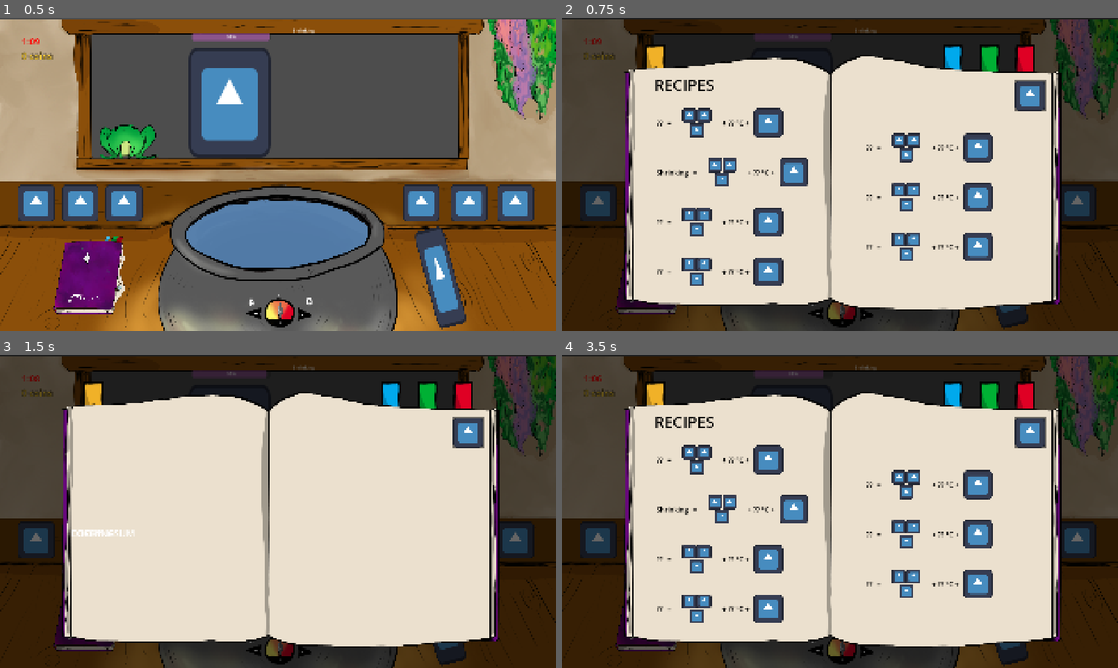
Above: before the commit, frames 1-4 (two rows, left to right).
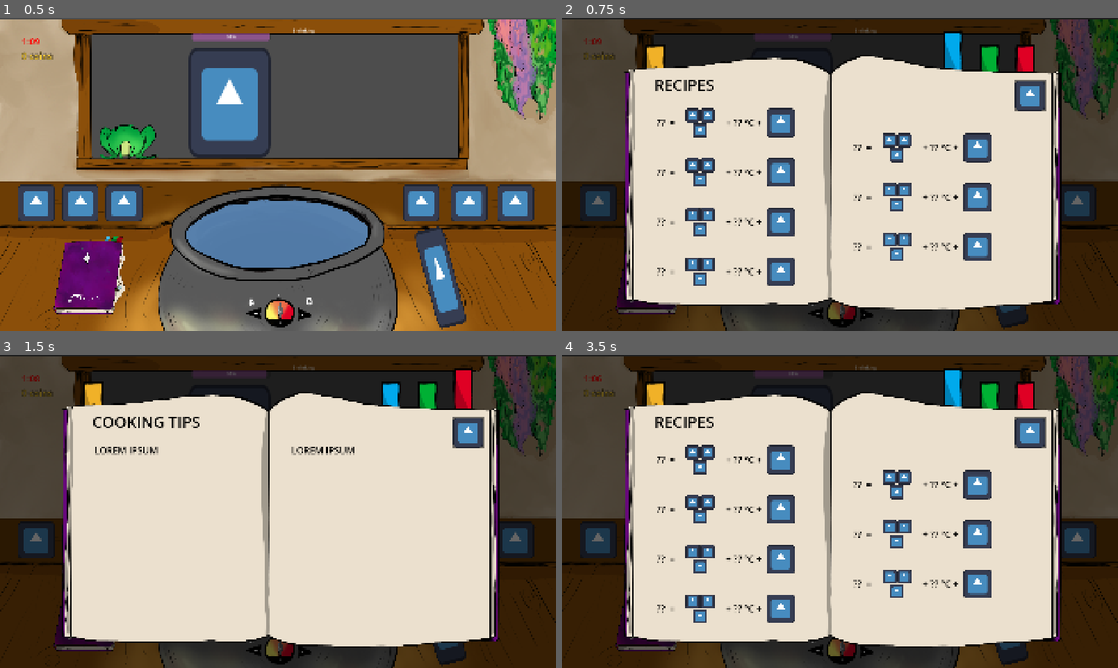
Above: after the commit, the same moments.

Repository: Eko199/Sugaming-Game-Jam-2026
Game: Godot game, scene res://main.tscn
Two runs of this game, one before a commit and one after it. Both use one fixed random seed, a clock stepped at 60 frames per second and the inputs below. The engine's default icon, where the game draws it, is replaced by a stand-in: a white triangle on a blue panel in a dark square.
Inputs (mouse positions are in pixels of both pictures, inside the frame that each line leads up to):
- Up to frame 1 (0.5 s): no input
- Up to frame 2 (0.75 s): click (650, 274) at 0.5 s
- Up to frame 3 (1.5 s): click (467, 408) at 1.25 s
- Up to frame 4 (3.5 s): click (990, 408) at 2 s; click (956, 408) at 2.75 s

Frame 1 is identical in both runs. In frame 2, 5.9% of the frame differs, in the area x 17-78%, y 3-86%; in frame 3, 1.1%; in frame 4, 5.9%.

Commit message:
Add other pages and bookmark pulling

Diff:
--- a/ui/almanac.gd
+++ b/ui/almanac.gd
@@ -5,24 +5,40 @@
 @onready var ingredients: Control = $Ingredients
 @onready var cooking: Control = $Cooking
 
+@onready var tutorial_btn: Button = $Bookmarks/TutorialBtn
+@onready var recipes_btn: Button = $Bookmarks/RecipesBtn
+@onready var ingredients_btn: Button = $Bookmarks/IngredientsBtn
+@onready var cooking_btn: Button = $Bookmarks/CookingBtn
+
+@onready var page_to_btn: Dictionary = {
+	tutorial : tutorial_btn,
+	recipes : recipes_btn,
+	ingredients : ingredients_btn,
+	cooking : cooking_btn,
+}
+
 var current_page: Control
 var unlocked_recipes: Dictionary = {}
 
 func open() -> void:
 	if current_page:
 		current_page.visible = false
+		page_to_btn[current_page].position.y = -40
 
 	current_page = recipes
 	current_page.visible = true
 	get_parent().visible = true
+	page_to_btn[current_page].position.y = -100
 
 func close() -> void:
 	get_parent().visible = false
 
 func switch_page(page: Control) -> void:
+	page_to_btn[current_page].position.y = -40
 	current_page.visible = false
 	current_page = page
 	current_page.visible = true
+	page_to_btn[current_page].position.y = -100
 
 func unlock_knowledge(
 	potion: Cons.RECIPE,
@@ -47,8 +63,6 @@
 		var knowledge: RecipeKnowledge = RecipeKnowledge.new(ingredients_count)
 		var potion = Recipe.RECIPE[rcp_ingredients][0]
 		unlocked_recipes[potion] = knowledge
-
-	unlock_knowledge(0, true, true, true)
 
 func _on_almanac_pressed() -> void:
 	open()
--- a/ui/almanac_control.tscn
+++ b/ui/almanac_control.tscn
@@ -8,9 +8,6 @@
 [ext_resource type="PackedScene" uid="uid://de1kknukqhl5m" path="res://ui/recipe.tscn" id="3_kyb6q"]
 [ext_resource type="Texture2D" uid="uid://dnq0pllbw3rji" path="res://textures/blue-tab.png" id="4_p800m"]
 [ext_resource type="Texture2D" uid="uid://cicush4i4a3xs" path="res://textures/yellow-tab.png" id="5_iu7ow"]
-
-[sub_resource type="LabelSettings" id="LabelSettings_ov5wf"]
-font_size = 40
 
 [sub_resource type="LabelSettings" id="LabelSettings_3ftik"]
 font_size = 67
@@ -44,20 +41,44 @@
 visible = false
 z_index = 2
 layout_mode = 2
-theme_override_constants/margin_left = 50
-theme_override_constants/margin_top = 150
-theme_override_constants/margin_right = 50
-theme_override_constants/margin_bottom = 50
-
-[node name="Label" type="Label" parent="Tutorial" unique_id=2135312719]
-layout_mode = 2
+theme_override_constants/margin_left = 150
+theme_override_constants/margin_top = 180
+theme_override_constants/margin_right = 150
+theme_override_constants/margin_bottom = 70
+
+[node name="Title" type="Control" parent="Tutorial" unique_id=1506117244]
+layout_mode = 2
+
+[node name="Label" type="Label" parent="Tutorial/Title" unique_id=2065353815]
+layout_mode = 0
+offset_left = -9.0
+offset_top = -87.5
+offset_right = 250.0
+offset_bottom = 4.5
 text = "TUTORIAL"
-label_settings = SubResource("LabelSettings_ov5wf")
-
-[node name="Label2" type="Label" parent="Tutorial" unique_id=407766913]
-layout_mode = 2
-text = "LOREM IPSUM"
-label_settings = SubResource("LabelSettings_ov5wf")
+label_settings = SubResource("LabelSettings_3ftik")
+
+[node name="HBoxContainer" type="HBoxContainer" parent="Tutorial" unique_id=1560965130]
+layout_mode = 2
+theme_override_constants/separation = 200
+
+[node name="Label" type="RichTextLabel" parent="Tutorial/HBoxContainer" unique_id=444120143]
+custom_minimum_size = Vector2(650, 100)
+layout_mode = 2
+theme_override_font_sizes/normal_font_size = 40
+bbcode_enabled = true
+text = "
+[color=black]LOREM IPSUM"
+fit_content = true
+
+[node name="Label2" type="RichTextLabel" parent="Tutorial/HBoxContainer" unique_id=1797187841]
+custom_minimum_size = Vector2(650, 0)
+layout_mode = 2
+theme_override_font_sizes/normal_font_size = 40
+bbcode_enabled = true
+text = "
+[color=black]LOREM IPSUM"
+fit_content = true
 
 [node name="Recipes" type="MarginContainer" parent="." unique_id=1057927573]
 z_index = 2
@@ -110,39 +131,87 @@
 visible = false
 z_index = 2
 layout_mode = 2
-theme_override_constants/margin_left = 50
-theme_override_constants/margin_top = 150
-theme_override_constants/margin_right = 50
-theme_override_constants/margin_bottom = 50
-
-[node name="Label" type="Label" parent="Ingredients" unique_id=1372315519]
-layout_mode = 2
-text = "INGREDENTS"
-label_settings = SubResource("LabelSettings_ov5wf")
-
-[node name="Label2" type="Label" parent="Ingredients" unique_id=73934723]
-layout_mode = 2
-text = "LOREM IPSUM"
-label_settings = SubResource("LabelSettings_ov5wf")
+theme_override_constants/margin_left = 150
+theme_override_constants/margin_top = 180
+theme_override_constants/margin_right = 150
+theme_override_constants/margin_bottom = 70
+
+[node name="Title" type="Control" parent="Ingredients" unique_id=2061743193]
+layout_mode = 2
+
+[node name="Label" type="Label" parent="Ingredients/Title" unique_id=509326083]
+layout_mode = 0
+offset_left = -9.0
+offset_top = -87.5
+offset_right = 250.0
+offset_bottom = 4.5
+text = "INGREDIENTS"
+label_settings = SubResource("LabelSettings_3ftik")
+
+[node name="HBoxContainer" type="HBoxContainer" parent="Ingredients" unique_id=1240819687]
+layout_mode = 2
+theme_override_constants/separation = 200
+
+[node name="Label" type="RichTextLabel" parent="Ingredients/HBoxContainer" unique_id=356395603]
+custom_minimum_size = Vector2(650, 100)
+layout_mode = 2
+theme_override_font_sizes/normal_font_size = 40
+bbcode_enabled = true
+text = "
+[color=black]LOREM IPSUM"
+fit_content = true
+
+[node name="Label2" type="RichTextLabel" parent="Ingredients/HBoxContainer" unique_id=2048181357]
+custom_minimum_size = Vector2(650, 0)
+layout_mode = 2
+theme_override_font_sizes/normal_font_size = 40
+bbcode_enabled = true
+text = "
+[color=black]LOREM IPSUM"
+fit_content = true
 
 [node name="Cooking" type="MarginContainer" parent="." unique_id=307865024]
 visible = false
 z_index = 2
 layout_mode = 2
-theme_override_constants/margin_left = 50
-theme_override_constants/margin_top = 150
-theme_override_constants/margin_right = 50
-theme_override_constants/margin_bottom = 50
-
-[node name="Label" type="Label" parent="Cooking" unique_id=1587061550]
-layout_mode = 2
-text = "COOKING"
-label_settings = SubResource("LabelSettings_ov5wf")
-
-[node name="Label2" type="Label" parent="Cooking" unique_id=556355266]
-layout_mode = 2
-text = "LOREM IPSUM"
-label_settings = SubResource("LabelSettings_ov5wf")
+theme_override_constants/margin_left = 150
+theme_override_constants/margin_top = 180
+theme_override_constants/margin_right = 150
+theme_override_constants/margin_bottom = 70
+
+[node name="Title" type="Control" parent="Cooking" unique_id=1270523838]
+layout_mode = 2
+
+[node name="Label" type="Label" parent="Cooking/Title" unique_id=922027037]
+layout_mode = 0
+offset_left = -9.0
+offset_top = -87.5
+offset_right = 250.0
+offset_bottom = 4.5
+text = "COOKING TIPS"
+label_settings = SubResource("LabelSettings_3ftik")
+
+[node name="HBoxContainer" type="HBoxContainer" parent="Cooking" unique_id=1804323738]
+layout_mode = 2
+theme_override_constants/separation = 200
+
+[node name="Label" type="RichTextLabel" parent="Cooking/HBoxContainer" unique_id=1765519050]
+custom_minimum_size = Vector2(650, 100)
+layout_mode = 2
+theme_override_font_sizes/normal_font_size = 40
+bbcode_enabled = true
+text = "
+[color=black]LOREM IPSUM"
+fit_content = true
+
+[node name="Label2" type="RichTextLabel" parent="Cooking/HBoxContainer" unique_id=2000134478]
+custom_minimum_size = Vector2(650, 0)
+layout_mode = 2
+theme_override_font_sizes/normal_font_size = 40
+bbcode_enabled = true
+text = "
+[color=black]LOREM IPSUM"
+fit_content = true
 
 [node name="Bookmarks" type="Control" parent="." unique_id=722244083]
 layout_mode = 2
--- a/ui/recipe.tscn
+++ b/ui/recipe.tscn
@@ -3,7 +3,7 @@
 [ext_resource type="Texture2D" uid="uid://2c6dp0q3oc20" path="res://icon.svg" id="1_h2ud4"]
 
 [sub_resource type="LabelSettings" id="LabelSettings_7upsp"]
-font_size = 30
+font_size = 40
 font_color = Color(0, 0, 0, 1)
 
 [node name="Recipe" type="HBoxContainer" unique_id=771960630]
